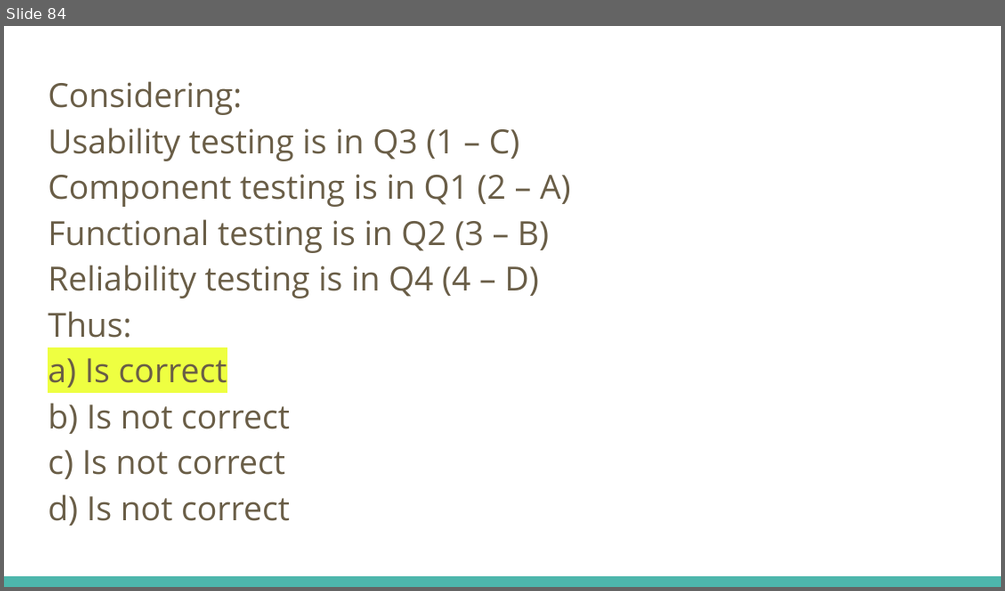
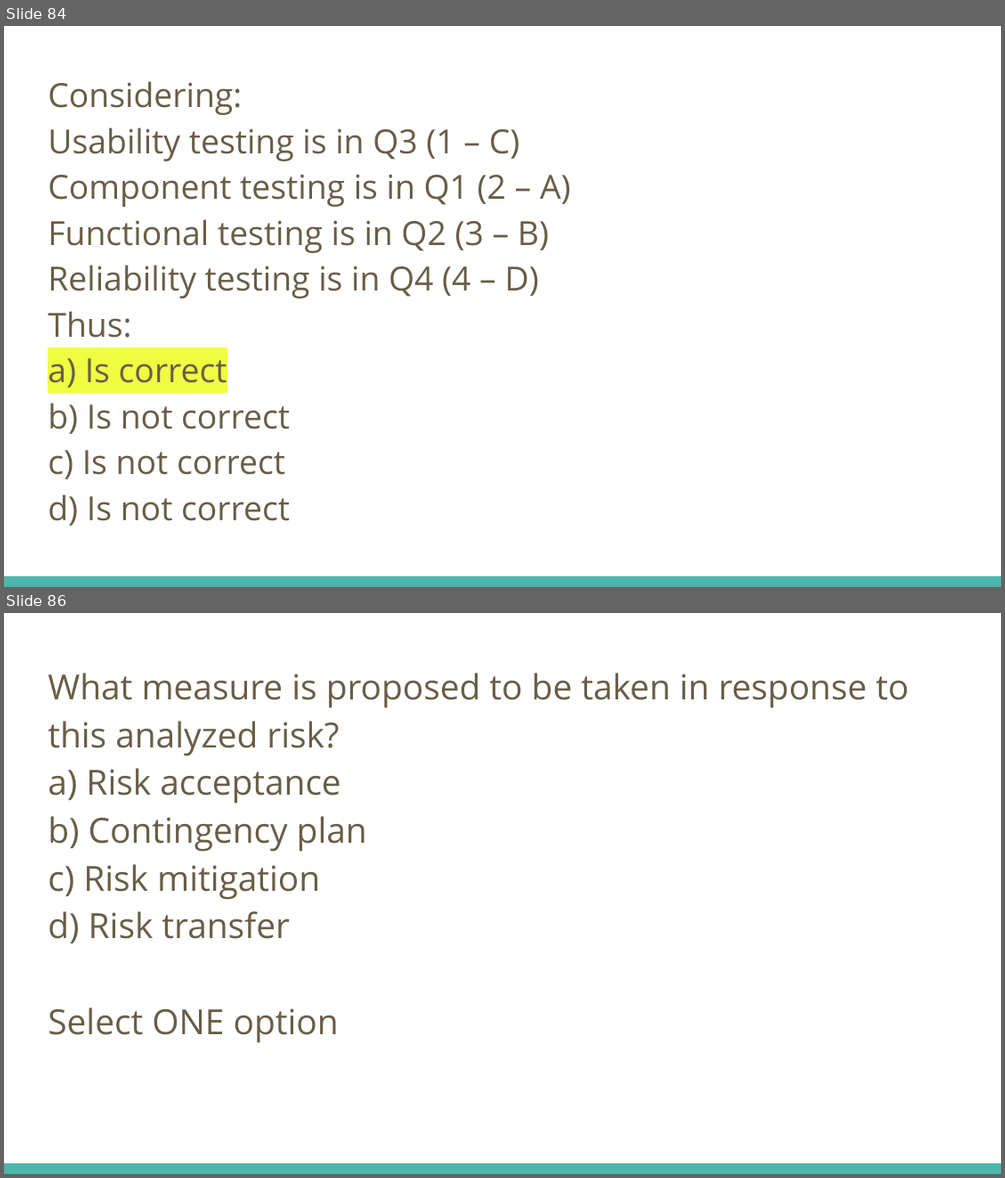
Before and after one commit to fawadmalik/istqb, a slide deck: ISTQB Foundation Level Preparation.pptx. Shown one above the other, each under a label of ours: slide 84 before the commit, slides 84 and 86 after it; the slides between them are not shown. The pictures are 1005x591 and 1005x1178 pixels, drawn with LibreOffice and Linux fonts; fonts in the diff are those of the drawing. Boxes give left, top, right and bottom in pixels: in the first picture for what was removed or moved away, otherwise in the second. Text is boxed around its words. In the diff, an @@ line names an element or a change of style, - is before the commit and + after.

```diff
--- a/ISTQB Foundation Level Preparation.pptx
+++ b/ISTQB Foundation Level Preparation.pptx
@@ slide 86 added at (4,613,1001,1174), background #FFFFFF; not listed: 1 template element that a slide beside it also shows @@
@@ text added at (48,673,908,1043), 25 pt, text #695D46 @@
+What measure is proposed to be taken in response to this analyzed risk?
+a) Risk acceptance
+b) Contingency plan
+c) Risk mitigation
+d) Risk transfer
+Select ONE option
```
Also in this commit, not shown: 1 slide changed, 4 other slides added.
